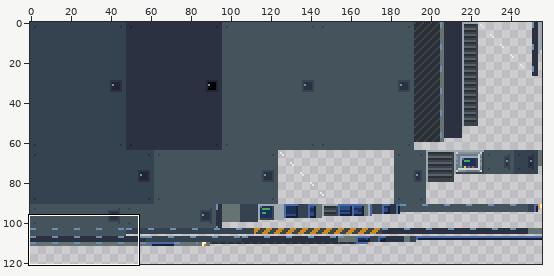
A pixel-art file gets an edit: src/main/art/machines/machine/precision_assembler.aseprite. Above, an overview of the earlier version with the close-up marked.
Close-up. Old version:
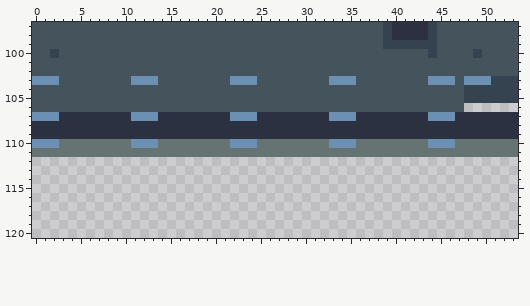
256x128 pixels, 1 frame. Colours within 5 levels of each other are drawn and written as one. Shown: x 0..53, y 97..120. The wide view leaves out empty margins. The commit also changed other parts of the picture, which this record leaves out.
And afterwards:
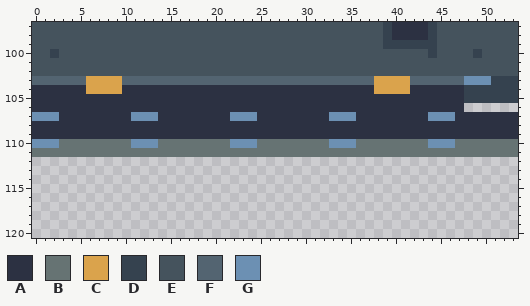
Palette (. is transparent): A #2c3142  B #667373  C #daa34c  D #35424f  E #45535d  F #536471  G #6c90b3
From the commit log: Apply guarded furnace and graphite industrial finishes
Edits made:
layer "Guarded graphite roof" added
layer "Access panels and safety guards" added
--- layers "Access panels and safety guards", "Guarded graphite roof"
@@ x 0..53 @@
 102 EEEEEEEEEEEEEEEEEEEEEEEEEEEEEEEEEEEEEEEEEEEEEEEEEEEEEE
-103 GGGEEEEEEEEGGGEEEEEEEEGGGEEEEEEEEGGGEEEEEEEEGGGEGGGDDD
-104 EEEEEEEEEEEEEEEEEEEEEEEEEEEEEEEEEEEEEEEEEEEEEEEEDDDDDD
-105 EEEEEEEEEEEEEEEEEEEEEEEEEEEEEEEEEEEEEEEEEEEEEEEEDDDDDD
-106 EEEEEEEEEEEEEEEEEEEEEEEEEEEEEEEEEEEEEEEEEEEEEEEE......
+103 FFFFFFCCCCFFFFFFFFFFFFFFFFFFFFFFFFFFFFCCCCFFFFFFGGGDDD
+104 AAAAAACCCCAAAAAAAAAAAAAAAAAAAAAAAAAAAACCCCAAAAAADDDDDD
+105 AAAAAAAAAAAAAAAAAAAAAAAAAAAAAAAAAAAAAAAAAAAAAAAADDDDDD
+106 AAAAAAAAAAAAAAAAAAAAAAAAAAAAAAAAAAAAAAAAAAAAAAAA......
 107 GGGAAAAAAAAGGGAAAAAAAAGGGAAAAAAAAGGGAAAAAAAAGGGAAAAAAA
Pixel boxes of the changes (left, top, right, bottom) in both close-ups:
changed: (32, 76, 464, 112)
